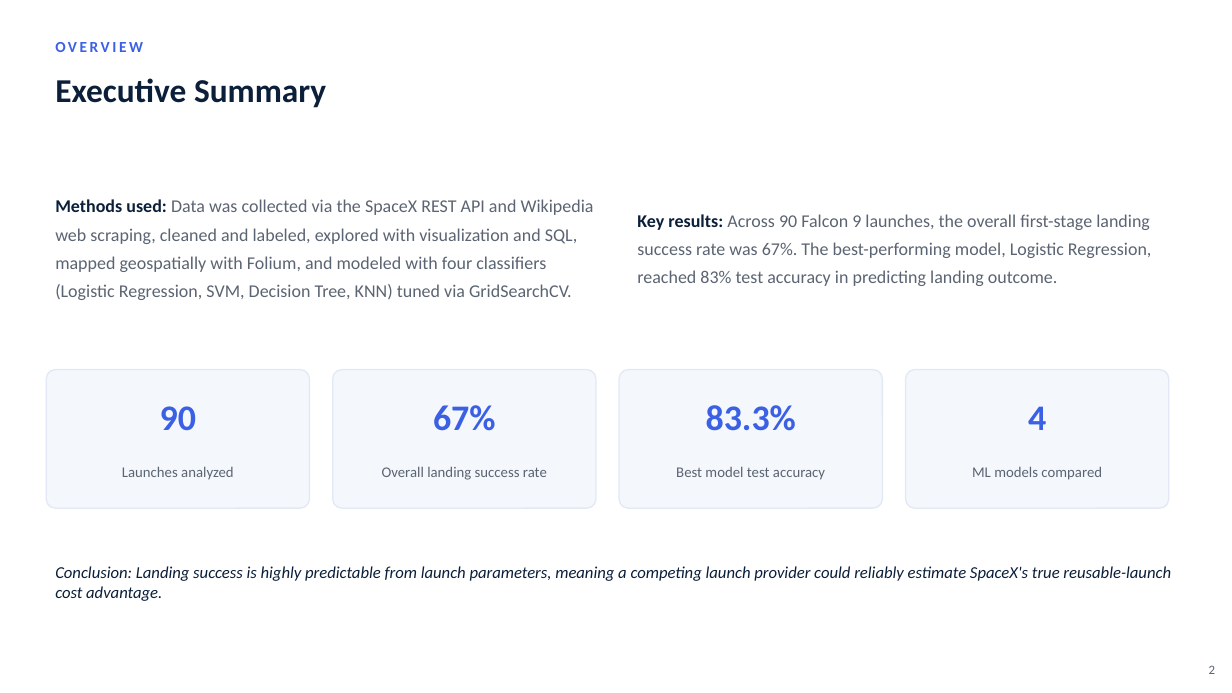
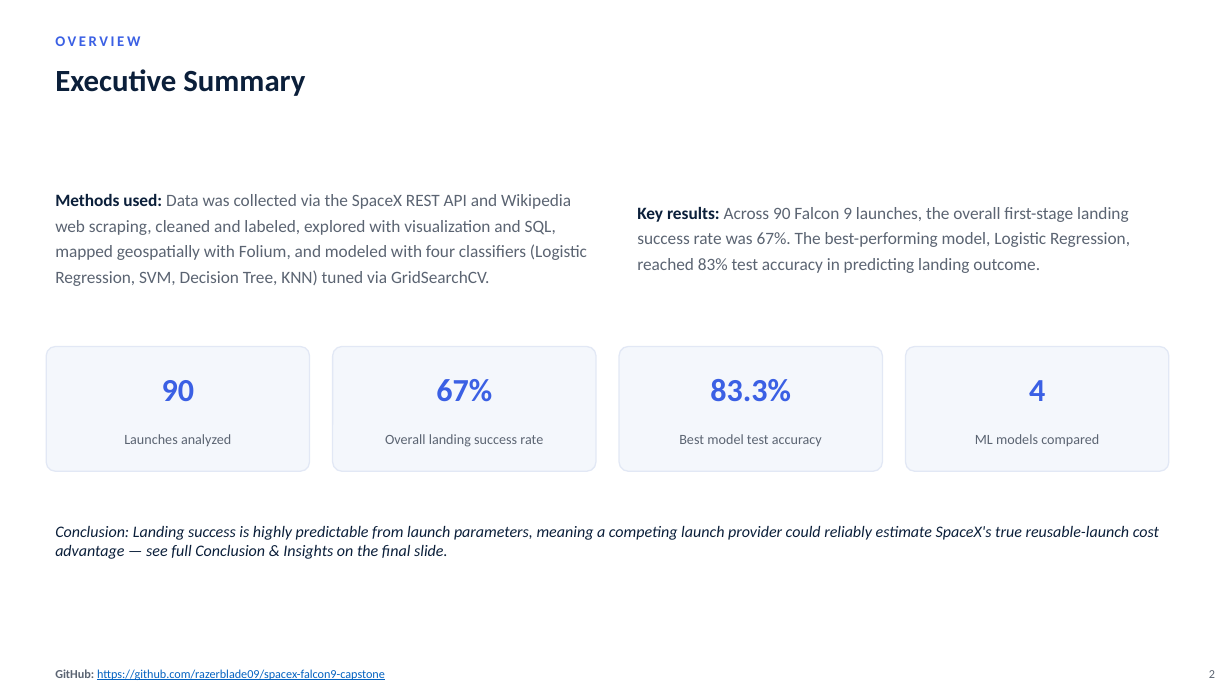
Before and after one commit to razerblade09/spacex-falcon9-capstone, a slide deck: slide 2 of Data_Science_Capstone_Presentation.pptx. Drawn at 1232x693 pixels with LibreOffice and Linux fonts; fonts in the diff are those of the drawing. Boxes give left, top, right and bottom in pixels: in the first picture for what was removed or moved away, otherwise in the second. Text is boxed around its words. In the diff, an @@ line names an element or a change of style, - is before the commit and + after.

```diff
--- a/Data_Science_Capstone_Presentation.pptx
+++ b/Data_Science_Capstone_Presentation.pptx
@@ text "OVERVIEW" at (55, 36, 140, 46): size 12 to 11.5 pt @@
@@ text "Executive Summary" at (55, 69, 305, 96): size 26 to 24 pt @@
@@ text "Methods used: Data was collected ..." at (55, 194, 587, 286): size 14 to 13.5 pt; line spacing 22pt to 20pt @@
@@ text "Key results: Across 90 Falcon ..." at (637, 207, 1130, 273): size 14 to 13.5 pt; line spacing 22pt to 20pt @@
@@ text "Key results: Across 90 Falcon ...": place and size @@
-text "Key results: Across 90 Falcon ..." at (637, 214, 1151, 286)
+text "Key results: Across 90 Falcon ..." at (637, 207, 1130, 273)
@@ text "90": place and size @@
-text "90" at (160, 406, 196, 430)
+text "90" at (162, 380, 194, 401)
@@ rounded rectangle: place and size @@
-rounded rectangle at (46, 370, 310, 508)
+rounded rectangle at (46, 347, 310, 471)
@@ text "67%": place and size @@
-text "67%" at (433, 405, 496, 431)
+text "67%" at (436, 379, 492, 402)
@@ rounded rectangle: place and size @@
-rounded rectangle at (333, 370, 596, 508)
+rounded rectangle at (333, 347, 596, 471)
@@ text "83.3%": place and size @@
-text "83.3%" at (706, 405, 796, 431)
+text "83.3%" at (710, 379, 791, 402)
@@ rounded rectangle: place and size @@
-rounded rectangle at (619, 370, 883, 508)
+rounded rectangle at (619, 347, 883, 471)
@@ size 28 to 25 pt in 4 elements at (162, 380, 194, 401), (436, 379, 492, 402), (710, 379, 791, 402), (1029, 380, 1045, 401) @@
@@ text "4": place and size @@
-text "4" at (1028, 406, 1046, 430)
+text "4" at (1029, 380, 1045, 401)
@@ proportions changed in 4 elements at (46, 347, 310, 471), (333, 347, 596, 471), (619, 347, 883, 471), (906, 347, 1169, 471) @@
@@ rounded rectangle: place and size @@
-rounded rectangle at (906, 370, 1169, 508)
+rounded rectangle at (906, 347, 1169, 471)
@@ 4 texts: place and size @@
-4 texts at (122, 466, 1102, 480)
+4 texts at (124, 434, 1099, 447)
@@ size 11.5 to 11 pt in 4 elements at (124, 434, 231, 446), (385, 434, 543, 447), (679, 434, 822, 446), (975, 434, 1099, 446) @@
@@ text at (55, 526, 1159, 559): text changed; size 13 to 12.5 pt @@
-Conclusion: Landing success is highly predictable from launch parameters, meaning a competing launch provider could reliably estimate SpaceX's true reusable-launch cost advantage.
+Conclusion: Landing success is highly predictable from launch parameters, meaning a competing launch provider could reliably estimate SpaceX's true reusable-launch cost advantage — see full Conclusion & Insights on the final slide.
@@ text added at (55, 669, 385, 680), 9.5 pt, text #0563C1, underline @@
+GitHub: https://github.com/razerblade09/spacex-falcon9-capstone
@@ text "2" at (1209, 670, 1215, 678): size 10 to 9.5 pt @@
```
Also in this commit, not shown: 11 other slides changed, 7 slides removed, 1 other file.
